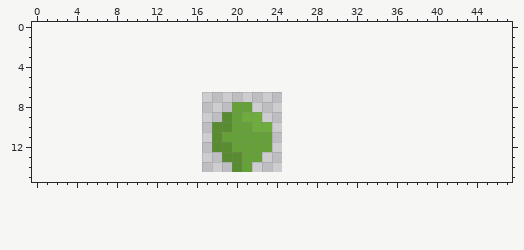
Two versions of one pixel-art file, sprites/items/foodstuffs/lime.aseprite. The first picture shows the starting point.
8x8 pixels, 1 frame. The old version is drawn lined up with the new one, on the new canvas.
After the commit:
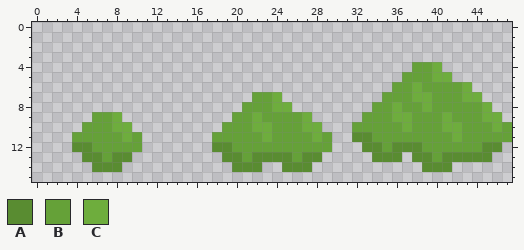
Palette (. is transparent): A #598c31  B #65a138  C #6ead3d
The edit:
canvas 8x8 -> 48x16, the old top-left corner now at 17,7
The author put colour A in row 11 at x 32 to 33; in row 12 at x 4 to 5, 33 to 34, 36 to 38 and 45 to 46; in row 13 at x 5 to 6, 8 to 9, 23 to 25, 27 to 28, 34 to 36, 38 to 39 and 41 to 45; in row 14 at x 6 to 8, 22, 25 to 27 and 39 to 41.
Colour B becomes colour A in row 13 at x 22; in row 14 at x 21.
The author put colour B in row 4 at x 38 to 39; in row 5 at x 37 to 39; in row 6 at x 36 to 37 and 39 to 42; in row 7 at x 22 to 23, 35 to 37 and 40 to 42; in row 8 at x 22 to 23, 34 to 35, 37 to 38 and 40 to 44; in row 9 at x 6 to 7, 23 to 26, 33 to 35, 38 to 40 and 42 to 44.
The author put colour B in row 10 at x 5 to 7, 24 to 26, 32 to 36, 38 to 40, 43 to 45 and 47; in row 11 at x 4 to 8, 10, 24 to 27, 29, 34 to 41 and 43 to 47; in row 12 at x 6 to 10, 24 to 29, 35 and 39 to 44; in row 13 at x 7, 26 and 40.
Colour A becomes colour B in row 10 at x 19; in row 11 at x 18.
Colour C becomes colour B in row 9 at x 21.
The author put colour C in row 4 at x 40; in row 5 at x 40 to 41; in row 6 at x 38 and 43; in row 7 at x 24, 38 to 39 and 43 to 44; in row 8 at x 24 to 25, 36, 39 and 45; in row 9 at x 8, 27, 36 to 37, 41 and 45 to 46.
The author put colour C in row 10 at x 8 to 9, 27 to 28, 37, 41 to 42 and 46; in row 11 at x 9, 28 and 42.
Colour B becomes colour C in row 11 at x 23.
The edit erases colour A in row 9 at x 19; in row 10 at x 18.
The edit erases colour B in row 8 at x 20.
Where, in picture pixels (left, top, right, bottom), the same in both pictures:
changed: (212, 62, 512, 172)
added: (72, 112, 142, 172)
